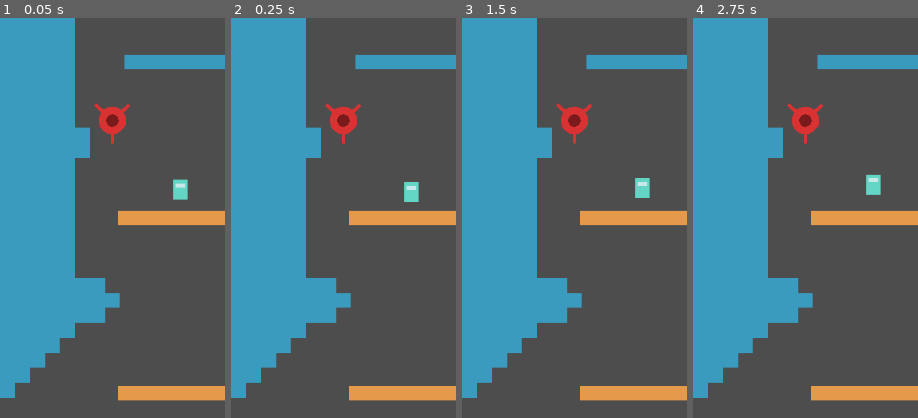
Above: before the commit, frames 1-4 (left to right).
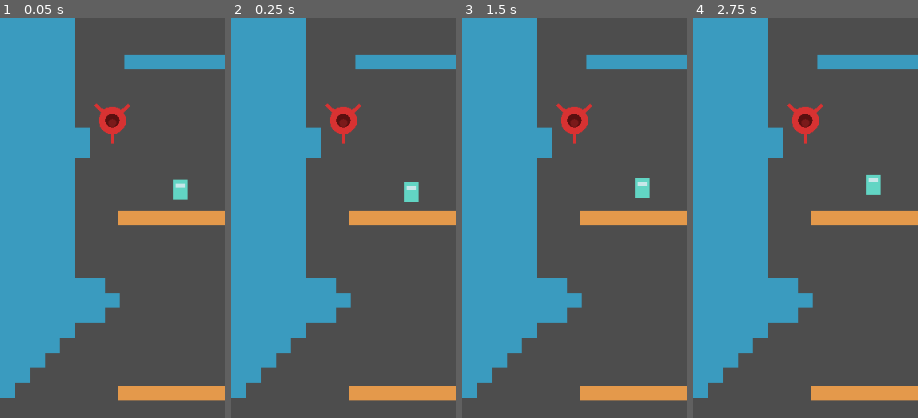
Above: after the commit, the same moments.

Repository: lucantarellis/escapa-del-tentaculo
Game: Godot game, scene res://scenes/levels/segments/alien/SegmentAlien04.tscn
Two runs of this game, one before a commit and one after it. Both use one fixed random seed, a clock stepped at 60 frames per second and the inputs below. This scene is started directly instead of the project's main scene.
Inputs:
- Up to frame 1 (0.05 s): no input
- Up to frame 2 (0.25 s): no input
- Up to frame 3 (1.5 s): hold W (move_up) from 0.53 s (still down); tap Shift (dash) at 0.6, 1.35 s; tap Space (jump) at 0.77 s
- Up to frame 4 (2.75 s): tap Space (jump) at 1.52 s; release W (move_up) at 2.03 s; hold A (move_left) from 2.03 s (still down); tap Shift (dash) at 2.1 s
The pictures show only the part of the screen within x 10-60%, y 0-50%; the shares and areas given below are measured in that part.

The runs differ from the first frame. In frame 1, 0.1% of the frame differs, in the area x 46-54%, y 24-28%; in frame 2, 0.1%; in frame 3, 0.1%; in frame 4, 0.1%.

Commit message:
ronda-a paso 5b fix: anticuerpo con fijacion visible, embestida a punto fijo y estado agotado inofensivo; bilis verde
Co-Authored-By: Claude Sonnet 5.5 <noreply@anthropic.com>
Claude-Session: https://claude.ai/code/session_015vn6m6iCVnbFeojbeWT8qG

Diff:
--- a/scripts/hazards/antibody.gd
+++ b/scripts/hazards/antibody.gd
@@ -2,20 +2,27 @@
 class_name Antibody
 extends Node2D
 ## Anticuerpo del tier 3: una defensa del cuerpo que patrulla un tramo recto del túnel (del origen
-## del nodo a origen + `travel`). Si el jugador pasa a menos de `detect_radius` px, **se lanza** a
-## `chase_speed` hacia el punto de su tramo más cercano al jugador durante `chase_time` s (nunca sale
-## del tramo, así no atraviesa paredes); después se agota y descansa `recover_time` s sin detectar.
-## Tocarlo mata. Solo actúa con el nodo a la vista. Placeholders con polígonos. Ver
-## `docs/mecanicas/amenazas-alien.md`.
+## del nodo a origen + `travel`), despacio. Ciclo de ataque, siempre legible:
+## 1. **FIJA** (`lock_time`): si el jugador pasa a menos de `detect_radius`, se frena, tiembla, se
+##    pone rojo claro, el ojo gira hacia el jugador y una línea punteada lo une a él. Al terminar,
+##    **congela** el punto objetivo (el punto de su tramo más cercano al jugador en ese momento).
+## 2. **EMBISTE**: se lanza en línea recta a `lunge_speed` hasta ese punto, sin seguir al jugador.
+##    Se esquiva yéndose del punto (o dejándolo pasar).
+## 3. **AGOTADO** (`tired_time`): gris, con los brazos caídos y quieto, y es **inofensivo**: es la
+##    ventana para pasar. Después vuelve a patrullar.
+## Nunca sale del tramo (no atraviesa paredes). Mata al tocarlo salvo agotado. Solo actúa con el nodo
+## a la vista. Placeholders con polígonos. Ver `docs/mecanicas/amenazas-alien.md`.
 
 ## Rojo letal de la paleta. Solo visual.
 const BODY_COLOR: Color = Color("D83232")
-## Color del cuerpo al lanzarse. Solo visual.
+## Color del cuerpo al fijar y embestir. Solo visual.
 const ALERT_COLOR: Color = Color("FF6B5A")
+## Gris del anticuerpo agotado (inofensivo). Solo visual.
+const TIRED_COLOR: Color = Color("7C828C")
 ## Radio aproximado del cuerpo del jugador. Unidad: px.
 const PLAYER_RADIUS: float = 9.0
 
-enum State { PATROL, CHASE, RECOVER }
+enum State { PATROL, LOCK, LUNGE, TIRED }
 
 @export_group("Recorrido")
 ## Vector del recorrido de patrulla, desde la posición del nodo. Unidad: px.
@@ -24,17 +31,17 @@
 		travel = value
 		queue_redraw()
 ## Velocidad de patrulla. Unidad: px/s.
-@export var patrol_speed: float = 40.0
-## Velocidad al lanzarse. Unidad: px/s.
-@export var chase_speed: float = 120.0
+@export var patrol_speed: float = 35.0
+## Velocidad de la embestida. Unidad: px/s.
+@export var lunge_speed: float = 150.0
 
-@export_group("Detección")
+@export_group("Ataque")
 ## Distancia a la que detecta al jugador. Unidad: px.
-@export var detect_radius: float = 140.0
-## Duración de la embestida. Unidad: s.
-@export var chase_time: float = 1.8
-## Descanso tras la embestida, sin detectar. Unidad: s.
-@export var recover_time: float = 1.5
+@export var detect_radius: float = 110.0
+## Tiempo que fija al jugador antes de embestir (el aviso). Unidad: s.
+@export var lock_time: float = 0.8
+## Tiempo agotado e inofensivo tras la embestida. Unidad: s.
+@export var tired_time: float = 2.2
 
 @export_group("Forma")
 ## Radio del cuerpo. Unidad: px.
@@ -47,8 +54,10 @@
 var _state: State = State.PATROL
 var _t: float = 0.0
 var _u: float = 0.0
+var _u_target: float = 0.0
 var _dir_sign: float = 1.0
 var _clock: float = 0.0
+var _look: Vector2 = Vector2.DOWN
 
 
 func _ready() -> void:
@@ -64,32 +73,34 @@
 	_clock += delta
 	var length: float = maxf(travel.length(), 1.0)
 	var player: Player = _player()
+	if player != null:
+		_look = (player.global_position - _body_pos()).normalized()
 	match _state:
 		State.PATROL:
 			_u += _dir_sign * patrol_speed * delta / length
 			if _u >= 1.0 or _u <= 0.0:
 				_u = clampf(_u, 0.0, 1.0)
 				_dir_sign = -_dir_sign
-			if player != null and global_position.distance_to(player.global_position) <= detect_radius + length * 0.5 and _body_pos().distance_to(player.global_position) <= detect_radius:
-				_state = State.CHASE
+			if player != null and player.is_alive() and _body_pos().distance_to(player.global_position) <= detect_radius:
+				_state = State.LOCK
 				_t = 0.0
-		State.CHASE:
+		State.LOCK:
 			_t += delta
 			if player != null:
-				var target: float = _project(player.global_position)
-				_u = move_toward(_u, target, chase_speed * delta / length)
-			if _t >= chase_time:
-				_state = State.RECOVER
+				_u_target = _project(player.global_position)
+			if _t >= lock_time:
+				_state = State.LUNGE
 				_t = 0.0
-		State.RECOVER:
+		State.LUNGE:
+			_u = move_toward(_u, _u_target, lunge_speed * delta / length)
+			if is_equal_approx(_u, _u_target):
+				_state = State.TIRED
+				_t = 0.0
+		State.TIRED:
 			_t += delta
-			_u += _dir_sign * patrol_speed * delta / length
-			if _u >= 1.0 or _u <= 0.0:
-				_u = clampf(_u, 0.0, 1.0)
-				_dir_sign = -_dir_sign
-			if _t >= recover_time:
+			if _t >= tired_time:
 				_state = State.PATROL
-	if player != null and player.is_alive() and _body_pos().distance_to(player.global_position) <= body_radius + PLAYER_RADIUS:
+	if _state != State.TIRED and player != null and player.is_alive() and _body_pos().distance_to(player.global_position) <= body_radius + PLAYER_RADIUS:
 		player.die(cause)
 	queue_redraw()
 
@@ -131,16 +142,34 @@
 	if Engine.is_editor_hint():
 		draw_line(Vector2.ZERO, travel, Color(1, 1, 1, 0.4), 1.0)
 	var at: Vector2 = travel * _u
-	var alert: bool = _state == State.CHASE
-	var tired: bool = _state == State.RECOVER
-	var col: Color = ALERT_COLOR if alert else BODY_COLOR
-	if tired:
-		col = Color(BODY_COLOR, 0.7)
-	var wob: float = sin(_clock * (14.0 if alert else 5.0))
-	var r: float = body_radius * (1.0 + 0.08 * wob)
-	# Brazos en Y.
-	for a: float in [-2.4, -0.74, 1.57]:
-		var d: Vector2 = Vector2.RIGHT.rotated(a + 0.15 * wob)
-		draw_line(at + d * r * 0.6, at + d * r * 1.7, col, 3.0)
+	var col: Color = BODY_COLOR
+	var r: float = body_radius
+	var arm_angles: Array[float] = [-2.4, -0.74, 1.57]
+	var eye: Color = Color("7A1A1A")
+	match _state:
+		State.PATROL:
+			r *= 1.0 + 0.06 * sin(_clock * 5.0)
+		State.LOCK:
+			var k: float = _t / maxf(lock_time, 0.001)
+			# Tiembla cada vez más, parpadea y apunta con el ojo; línea punteada al jugador.
+			at += Vector2(sin(_clock * 70.0), cos(_clock * 83.0)) * (0.8 + 2.2 * k)
+			col = ALERT_COLOR if int(_clock * 14.0) % 2 == 0 else BODY_COLOR
+			r *= 1.0 + 0.25 * k
+			eye = Color("FFE0D6")
+			draw_dashed_line(at, at + _look * minf(detect_radius, 90.0), Color(ALERT_COLOR, 0.35 + 0.4 * k), 2.0, 5.0)
+			arm_angles = [-2.7, -0.44, 1.57]
+		State.LUNGE:
+			col = ALERT_COLOR
+			eye = Color("FFE0D6")
+			r *= 1.1
+		State.TIRED:
+			col = TIRED_COLOR
+			r *= 0.9 + 0.04 * sin(_clock * 2.0)
+			eye = Color("4A4F58")
+			arm_angles = [2.3, 0.84, 1.57]
+	for a: float in arm_angles:
+		var d: Vector2 = Vector2.RIGHT.rotated(a)
+		draw_line(at + d * r * 0.6, at + d * r * (1.7 if _state != State.TIRED else 1.35), col, 3.0)
 	draw_circle(at, r, col)
-	draw_circle(at, r * 0.45, Color("FFB199") if alert else Color("7A1A1A"))
+	draw_circle(at, r * 0.5, Color(0.12, 0.12, 0.14) if _state == State.TIRED else Color("5A1010"))
+	draw_circle(at + _look * r * 0.18, r * 0.28, eye)
--- a/scripts/hazards/bile_wall.gd
+++ b/scripts/hazards/bile_wall.gd
@@ -8,10 +8,12 @@
 ## con el orificio dentro de la vista. Colocarlo en la cara de la pared, mirando hacia el túnel.
 ## Placeholders con polígonos. Ver `docs/mecanicas/amenazas-alien.md`.
 
-## Rojo letal de la paleta. Solo visual.
-const BILE_COLOR: Color = Color("D83232")
+## Verde de la bilis (distinto del amarillo del ácido perseguidor). Solo visual.
+const BILE_COLOR: Color = Color("5FCB3C")
 ## Núcleo claro del proyectil y del aviso. Solo visual.
-const CORE_COLOR: Color = Color("FFB199")
+const CORE_COLOR: Color = Color("D8FF9E")
+## Borde rojo oscuro del proyectil (sigue leyéndose como peligro). Solo visual.
+const OUTLINE_COLOR: Color = Color("B02828")
 ## Color de la carne del orificio. Solo visual.
 const FLESH_COLOR: Color = Color("3A1220")
 ## Radio aproximado del cuerpo del jugador. Unidad: px.
@@ -149,5 +151,6 @@
 		var at: Vector2 = to_local(shot["pos"])
 		var back: Vector2 = -(shot["dir"] as Vector2)
 		draw_line(at, at + back * 16.0, Color(BILE_COLOR, 0.5), bile_size * 0.6)
+		draw_circle(at, bile_size * 0.5 + 1.5, OUTLINE_COLOR)
 		draw_circle(at, bile_size * 0.5, BILE_COLOR)
 		draw_circle(at, bile_size * 0.25, CORE_COLOR)
Not shown, changed: docs/mecanicas/amenazas-alien.md
